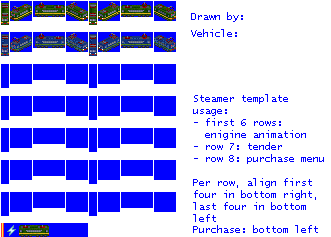
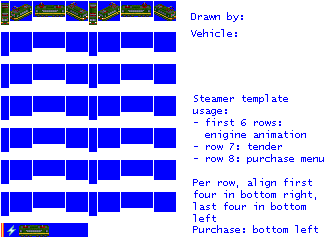
Before/after of a 331x237 layered artwork. What changed in the layer stack:
removed layer "Pasted Layer" over [154, 35, 176, 52]
painted on "empty.png" over [1, 33, 151, 56]
